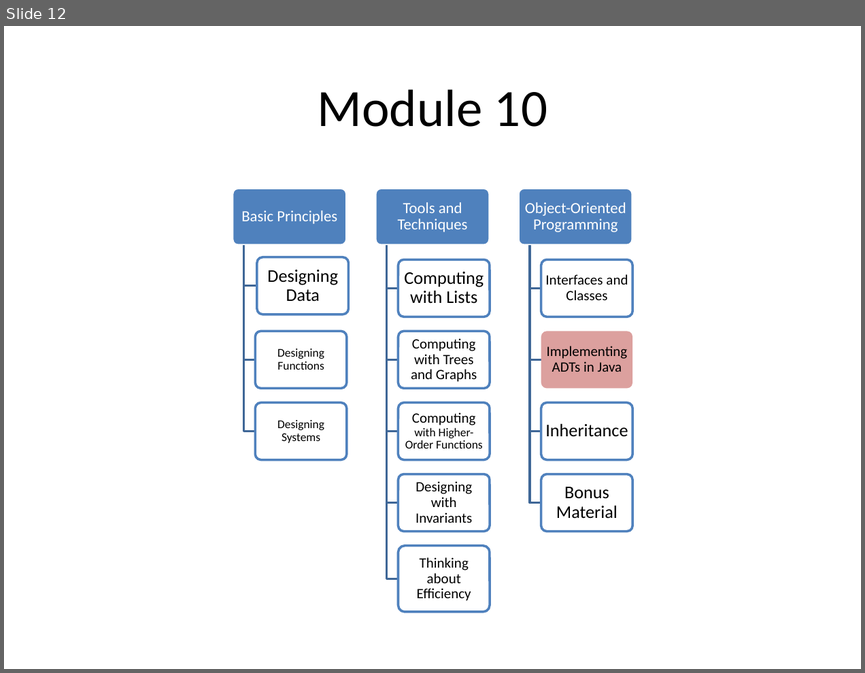
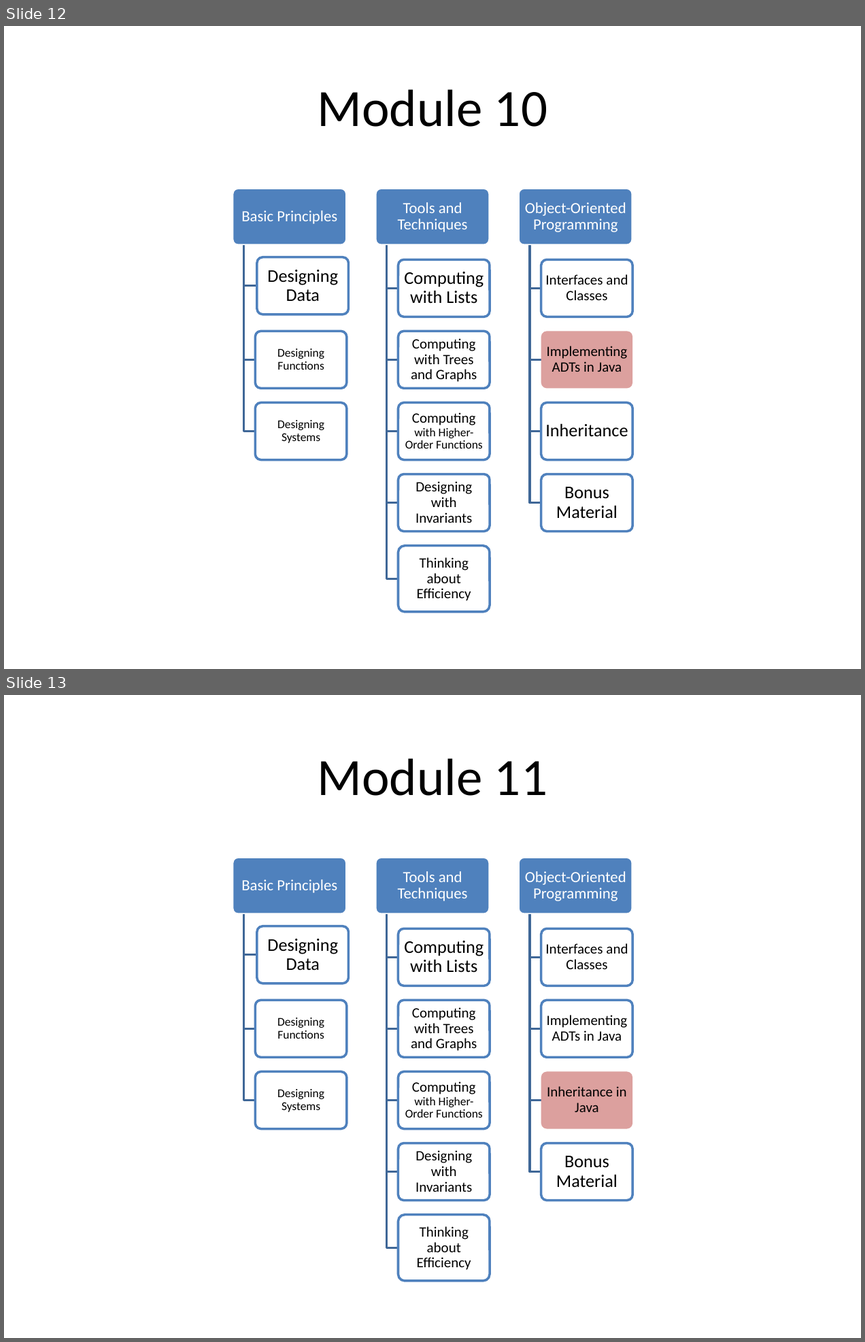
Before and after one commit to mwand/cs5010f17, a slide deck: Slides/Common Slides for CS 5010.pptx. Shown one above the other, each under a label of ours: slide 12 before the commit, slides 12 and 13 after it. The pictures are 865x673 and 865x1342 pixels, drawn with LibreOffice and Linux fonts; fonts in the diff are those of the drawing. Boxes give left, top, right and bottom in pixels: in the first picture for what was removed or moved away, otherwise in the second. Text is boxed around its words. In the diff, an @@ line names an element or a change of style, - is before the commit and + after.

Commit message:
updated Common Slides

```diff
--- a/Slides/Common Slides for CS 5010.pptx
+++ b/Slides/Common Slides for CS 5010.pptx
@@ slide 13 added at [4, 695, 861, 1338], background #FFFFFF @@
@@ title added at [47, 721, 818, 828], fill #FFFFFF, outline #4F81BD 2 pt, 44 pt, text #000000 @@
+Module 11
@@ group added at [232, 857, 633, 1280]: 15 rounded rectangles, 15 texts, 12 freeform shapes @@
+Basic Principles
+Designing Data
+Designing Functions
+Designing Systems
+Tools and Techniques
+Computing with Lists
+Computing with Trees and Graphs
+Computing with Higher-Order Functions
+Designing with Invariants
+Thinking about Efficiency
+Object-Oriented Programming
+Interfaces and Classes
+Implementing ADTs in Java
+Inheritance in Java
+Bonus Material
```
